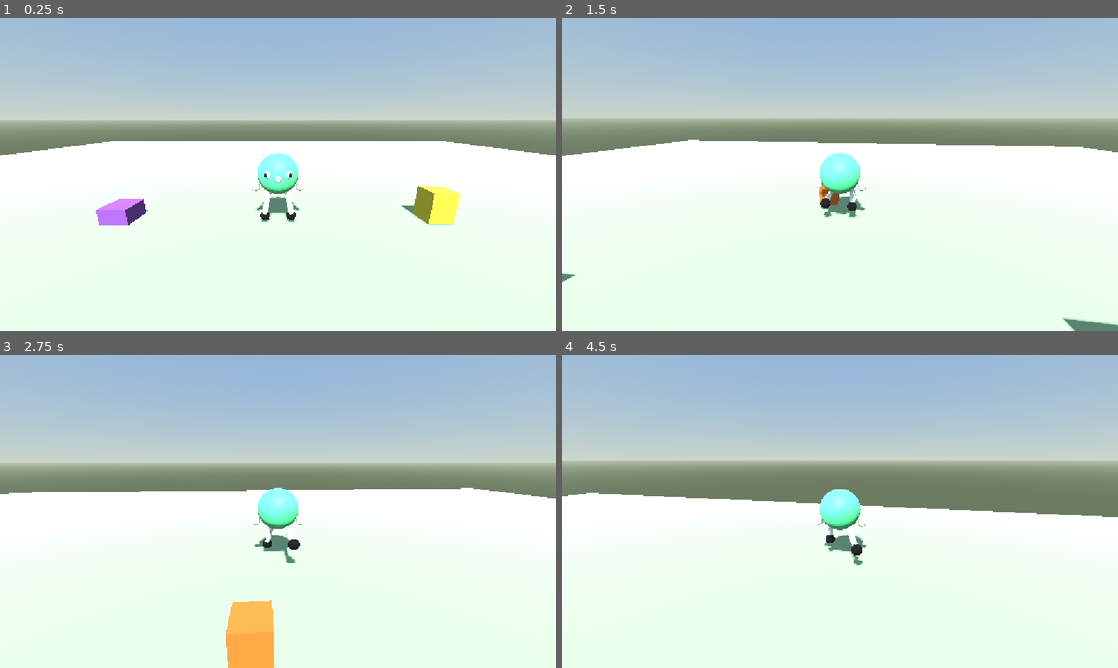
Above: before the commit, frames 1-4 (two rows, left to right).
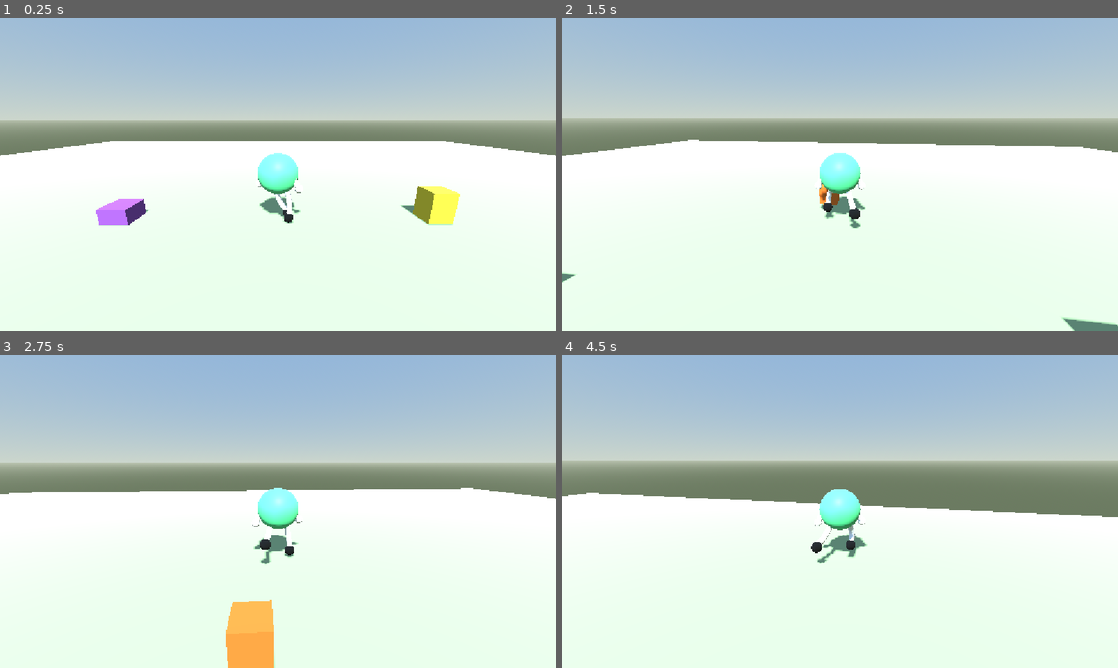
Above: after the commit, the same moments.

Repository: ar-bh/slingshot-boy
Game: Godot game, scene res://player/game.tscn
Same seed, same stepped clock (60 frames per second), same inputs: the game is played once before the commit and once after it.
Inputs (mouse positions are in pixels of both pictures, inside the frame that each line leads up to):
- Up to frame 1 (0.25 s): no input
- Up to frame 2 (1.5 s): tap Enter at 0.5 s; move the mouse to (867, 174) at 0.52 s; hold W (move_forward) from 0.53 s (still down); tap Alt at 0.6 s; tap Space (jump) at 0.77 s; move the mouse to (812, 174) at 1.27 s; tap Shift at 1.35 s
- Up to frame 3 (2.75 s): keep holding W (move_forward); tap Space (jump) at 1.52 s; move the mouse to (289, 505) at 2.02 s; tap Alt at 2.1 s
- Up to frame 4 (4.5 s): keep holding W (move_forward); move the mouse to (834, 517) at 2.77 s; tap Shift at 2.85, 4.35 s; tap Space (jump) at 3.02, 3.77 s; move the mouse to (878, 514) at 3.52 s; tap Alt at 3.6 s; move the mouse to (795, 508) at 4.27 s

The runs differ from the first frame. In frame 1, 0.4% of the frame differs, in the area x 45-55%, y 44-66%; in frame 2, 0.3%; in frame 3, 0.3%; in frame 4, 0.4%, in the area x 44-55%, y 43-68%.

Commit message:
arms swinging

Diff:
--- a/player/slingshot_boy.gd
+++ b/player/slingshot_boy.gd
@@ -10,22 +10,32 @@
 @export var turn_follow := 8
 @export var bob_height := 0.12
 @export var bob_rate := 10.0
+@export var swing := 0.4
+
 
 var _pitch := deg_to_rad(-15.0)
 var _turn := 0.0
 var _bob := 0.0
 var _bob_amount := 0.0
 var _model_rest_y := 0.0
+var _swing_amount := 0.0
+var _left_hand_rest := Vector3.ZERO
+var _right_hand_rest := Vector3.ZERO
 
 @onready var _pivot: Node3D = $CameraPivot
 @onready var _pitch_pivot: Node3D = $CameraPivot/Pitch
 @onready var _model: Node3D = $SlingshotBody
 
+@onready var _left_hand: Marker3D = $SlingshotBody/Skeleton/LeftHandTarget
+@onready var _right_hand: Marker3D = $SlingshotBody/Skeleton/RightHandTarget
 
 func _ready() -> void:
 	Input.mouse_mode = Input.MOUSE_MODE_CAPTURED
 	$CameraPivot/Pitch/SpringArm3D.add_excluded_object(get_rid())
 	_model_rest_y = _model.position.y
+
+	_left_hand_rest = _left_hand.position
+	_right_hand_rest = _right_hand.position
 
 
 func _unhandled_input(event: InputEvent) -> void:
@@ -75,3 +85,9 @@
 		_bob += delta * bob_rate * clampf(move.length() / speed, 0.35, 1.5)
 	_bob_amount = lerpf(_bob_amount, target, 1.0 - exp(-8.0 * delta))
 	_model.position.y = _model_rest_y + abs(sin(_bob)) * _bob_amount
+
+	var swing_target := swing if moving else 0.0
+	_swing_amount = lerpf(_swing_amount, swing_target, 1.0 - exp(-8.0 * delta))
+	var along := sin(_bob) * _swing_amount
+	_left_hand.position = _left_hand_rest + Vector3(0.0, 0.0, along)
+	_right_hand.position = _right_hand_rest + Vector3(0.0, 0.0, -along)
--- a/player/slingshot_boy.tscn
+++ b/player/slingshot_boy.tscn
@@ -75,6 +75,7 @@
 
 [node name="SlingshotBoy" type="CharacterBody3D" unique_id=1205031818]
 script = ExtResource("1_bsi02")
+stretch_look = true
 
 [node name="SlingshotBody" parent="." unique_id=528869564 instance=ExtResource("2_ekwqv")]
 transform = Transform3D(1, 0, 0, 0, 1, 0, 0, 0, 1, 0, 2.4518938, 0)
@@ -186,7 +187,6 @@
 [node name="Legs" type="Node3D" parent="SlingshotBody/Skeleton" unique_id=242506008]
 script = ExtResource("3_ekwqv")
 step_height = 0.25
-constant_forward = null
 
 [node name="LeftPath" type="Path3D" parent="SlingshotBody/Skeleton/Legs" unique_id=1819692393]
 curve = SubResource("Curve3D_mn11d")
